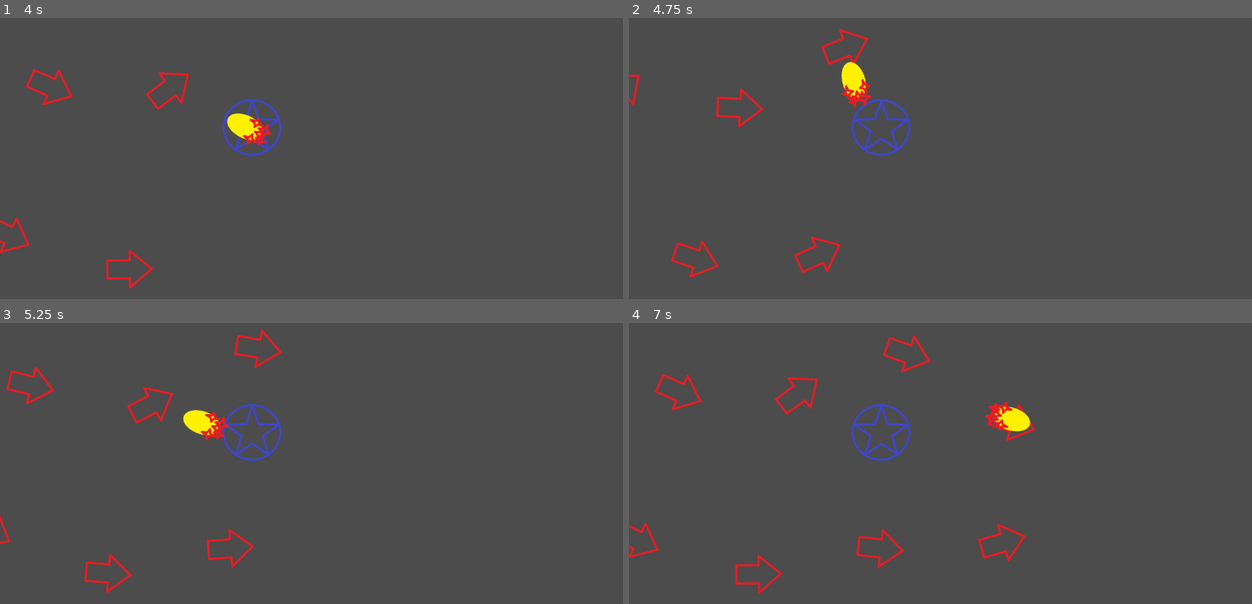
Above: before the commit, frames 1-4 (two rows, left to right).
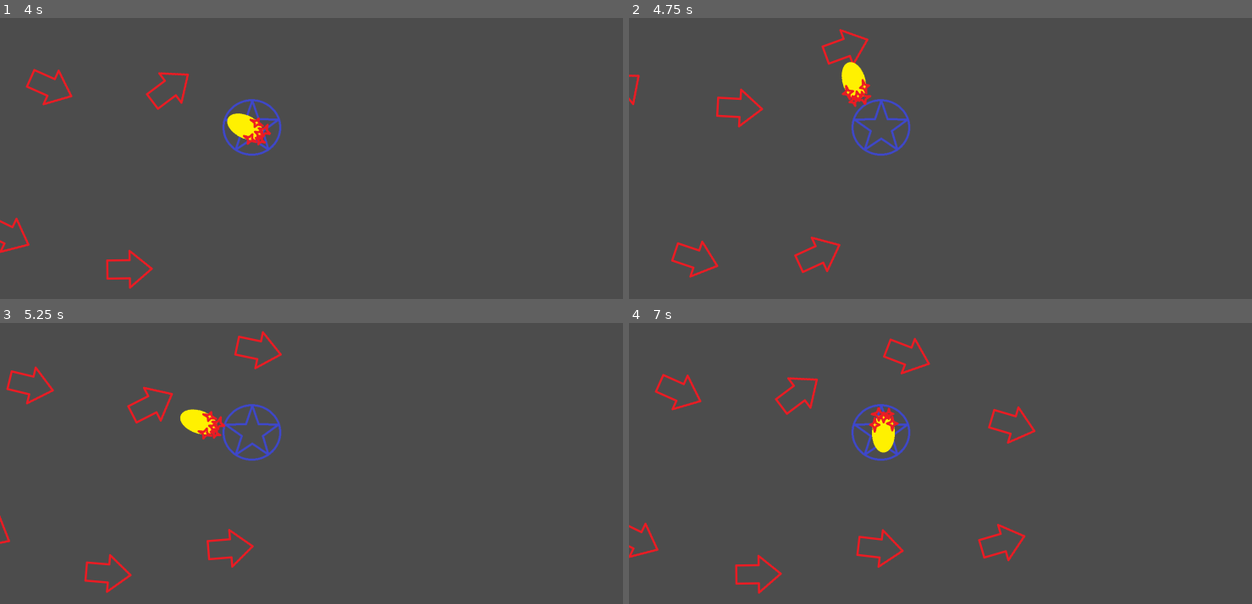
Above: after the commit, the same moments.

Repository: Bronsky91/WS2-Godot
Game: Godot game, scene res://scenes/Game.tscn
The game is run twice, just before and just after one commit, with the same random seed, the same clock (stepped at 60 frames per second) and the same inputs.
Inputs:
- Up to frame 1 (4 s): tap Enter at 0.5 s; tap Space at 1.25 s
- Up to frame 2 (4.75 s): no input
- Up to frame 3 (5.25 s): no input
- Up to frame 4 (7 s): no input

Frame 1 is identical in both runs. In frame 2, less than 0.1% of the frame differs, in the area x 30-39%, y 3-17%; in frame 3, 0.5%; in frame 4, 1.5%, in the area x 38-66%, y 4-47%.

Commit message:
Removes old enemy scene and collider2D nodes
Changes Spell node to Node2D from Area2D

Diff:
--- a/scenes/Enemy.tscn
+++ /dev/null
@@ -1,33 +0,0 @@
-[gd_scene load_steps=4 format=2]
-
-[ext_resource path="res://scripts/Enemy.gd" type="Script" id=1]
-[ext_resource path="res://assets/enemy.png" type="Texture" id=2]
-
-[sub_resource type="CapsuleShape2D" id=1]
-
-custom_solver_bias = 0.0
-radius = 42.9307
-height = 31.1203
-
-[node name="Enemy" type="Area2D"]
-
-position = Vector2( 487.535, 255.956 )
-input_pickable = true
-gravity_vec = Vector2( 0, 1 )
-gravity = 98.0
-linear_damp = 0.1
-angular_damp = 1.0
-audio_bus_override = false
-audio_bus_name = "Master"
-script = ExtResource( 1 )
-_sections_unfolded = [ "Material", "Visibility", "Z Index" ]
-health = 125
-
-[node name="Sprite" type="Sprite" parent="." index="0"]
-
-texture = ExtResource( 2 )
-
-[node name="CollisionShape2D" type="CollisionShape2D" parent="." index="1"]
-
-position = Vector2( -2.21606, -4.43213 )
-shape = SubResource( 1 )
--- a/scenes/Game.tscn
+++ b/scenes/Game.tscn
@@ -1,15 +1,14 @@
-[gd_scene load_steps=7 format=2]
+[gd_scene load_steps=6 format=2]
 
 [ext_resource path="res://scripts/Game.gd" type="Script" id=1]
 [ext_resource path="res://scenes/P-Enemy.tscn" type="PackedScene" id=2]
-[ext_resource path="res://scenes/Enemy.tscn" type="PackedScene" id=3]
-[ext_resource path="res://scenes/Rune.tscn" type="PackedScene" id=4]
+[ext_resource path="res://scenes/Rune.tscn" type="PackedScene" id=3]
 
 [sub_resource type="Curve2D" id=1]
 
 bake_interval = 5.0
 _data = {
-"points": PoolVector2Array( 0, 0, 146.574, -196.151, -64.6743, 709.379, -237.568, 226.005, 102.831, -164.167, 427.05, 636.452, 0, 0, 176.751, 217.706, 743.639, 623.159, 0, 0, 0, 0, 1092.83, 713.69, 0, 0, 0, 0, 1323.47, 577.893 )
+"points": PoolVector2Array( 0, 0, 146.574, -196.151, -64.6743, 709.379, -237.568, 226.005, 102.831, -164.167, 427.05, 636.452, 0, 0, 176.751, 217.706, 742.957, 631.253, 0, 0, 0, 0, 1096.96, 710.053, 0, 0, 0, 0, 1323.47, 577.893 )
 }
 
 [sub_resource type="Curve2D" id=2]
@@ -19,36 +18,30 @@
 "points": PoolVector2Array( 0, 0, 0, 0, -141.443, 409.239, -250.421, -82.697, 100.168, 37.2719, 171.989, 583.671, 0, 0, …(194 unchanged characters)…
 }
 
-[node name="Game" type="Node" index="0"]
+[node name="Game" type="Node"]
 
 script = ExtResource( 1 )
 number_of_waves = 4
 enemy = ExtResource( 2 )
 
-[node name="Enemy" parent="." index="0" instance=ExtResource( 3 )]
-
-position = Vector2( 1510.97, -356.913 )
-rotation = -1.5708
-_sections_unfolded = [ "Material", "Transform", "Visibility", "Z Index" ]
-
-[node name="Rune" parent="." index="1" instance=ExtResource( 4 )]
+[node name="Rune" parent="." index="0" instance=ExtResource( 3 )]
 
 position = Vector2( 596.122, 270.36 )
 _sections_unfolded = [ "Transform" ]
 
-[node name="Path1" type="Path2D" parent="." index="2"]
+[node name="Path1" type="Path2D" parent="." index="1"]
 
 self_modulate = Color( 0.5, 0.6, 1, 0.7 )
 position = Vector2( 12.0429, -494.053 )
 curve = SubResource( 1 )
 _sections_unfolded = [ "Pause", "Transform", "Visibility", "Z Index" ]
 
-[node name="Path2" type="Path2D" parent="." index="3"]
+[node name="Path2" type="Path2D" parent="." index="2"]
 
 self_modulate = Color( 0.5, 0.6, 1, 0.7 )
 curve = SubResource( 2 )
 
-[node name="Timer" type="Timer" parent="." index="4"]
+[node name="Timer" type="Timer" parent="." index="3"]
 
 process_mode = 1
 wait_time = 1.5
--- a/scenes/Rune.tscn
+++ b/scenes/Rune.tscn
@@ -1,15 +1,10 @@
-[gd_scene load_steps=5 format=2]
+[gd_scene load_steps=4 format=2]
 
 [ext_resource path="res://scripts/Rune.gd" type="Script" id=1]
 [ext_resource path="res://scenes/Spell.tscn" type="PackedScene" id=2]
 [ext_resource path="res://assets/rune.png" type="Texture" id=3]
 
-[sub_resource type="CircleShape2D" id=1]
-
-custom_solver_bias = 0.0
-radius = 440.622
-
-[node name="Rune" type="Area2D" index="0"]
+[node name="Rune" type="Area2D"]
 
 position = Vector2( 501.939, 253.74 )
 input_pickable = true
@@ -25,8 +20,3 @@
 [node name="Sprite" type="Sprite" parent="." index="0"]
 
 texture = ExtResource( 3 )
-
-[node name="CollisionShape2D" type="CollisionShape2D" parent="." index="1"]
-
-shape = SubResource( 1 )
-_sections_unfolded = [ "Transform", "Z Index" ]
--- a/scenes/Spell.tscn
+++ b/scenes/Spell.tscn
@@ -1,23 +1,10 @@
-[gd_scene load_steps=4 format=2]
+[gd_scene load_steps=3 format=2]
 
 [ext_resource path="res://scripts/Spell.gd" type="Script" id=1]
 [ext_resource path="res://assets/fireball.png" type="Texture" id=2]
 
-[sub_resource type="CapsuleShape2D" id=1]
+[node name="Spell" type="Node2D" index="0"]
 
-custom_solver_bias = 0.0
-radius = 26.3882
-height = 34.3669
-
-[node name="Spell" type="Area2D"]
-
-input_pickable = true
-gravity_vec = Vector2( 0, 1 )
-gravity = 98.0
-linear_damp = 0.1
-angular_damp = 1.0
-audio_bus_override = false
-audio_bus_name = "Master"
 script = ExtResource( 1 )
 speed = 450
 damage = 25
@@ -25,8 +12,3 @@
 [node name="Sprite" type="Sprite" parent="." index="0"]
 
 texture = ExtResource( 2 )
-
-[node name="CollisionShape2D" type="CollisionShape2D" parent="." index="1"]
-
-position = Vector2( 5.40359, 2.7018 )
-shape = SubResource( 1 )
--- a/scripts/Spell.gd
+++ b/scripts/Spell.gd
@@ -1,4 +1,4 @@
-extends Area2D
+extends Node2D
 
 export var speed = 450
 export var damage = 25
